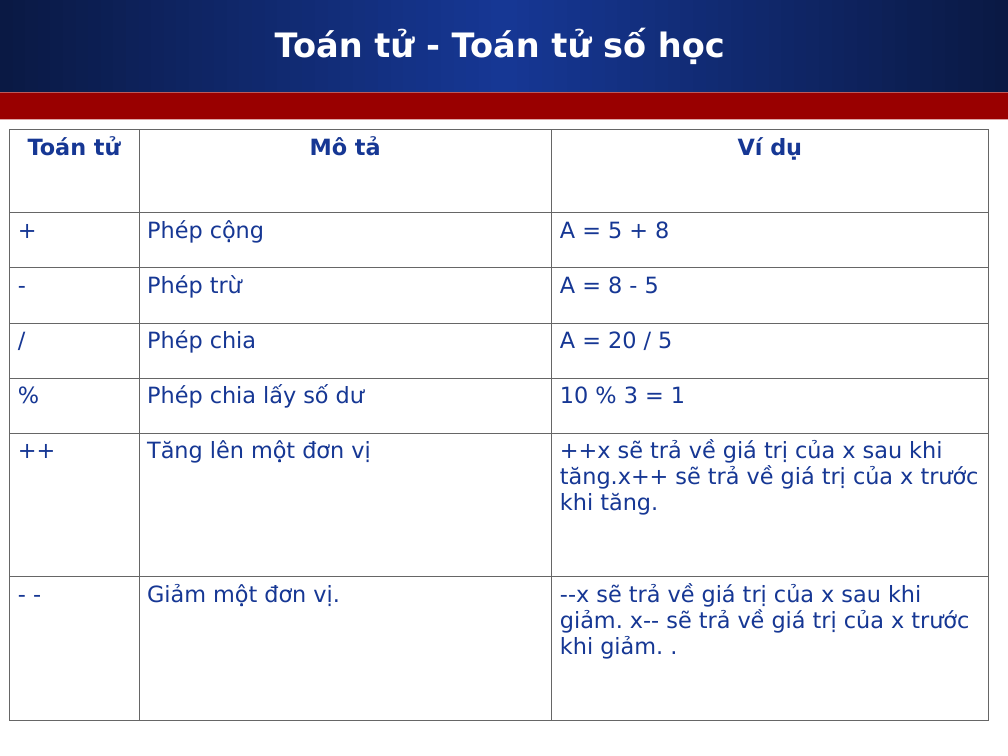
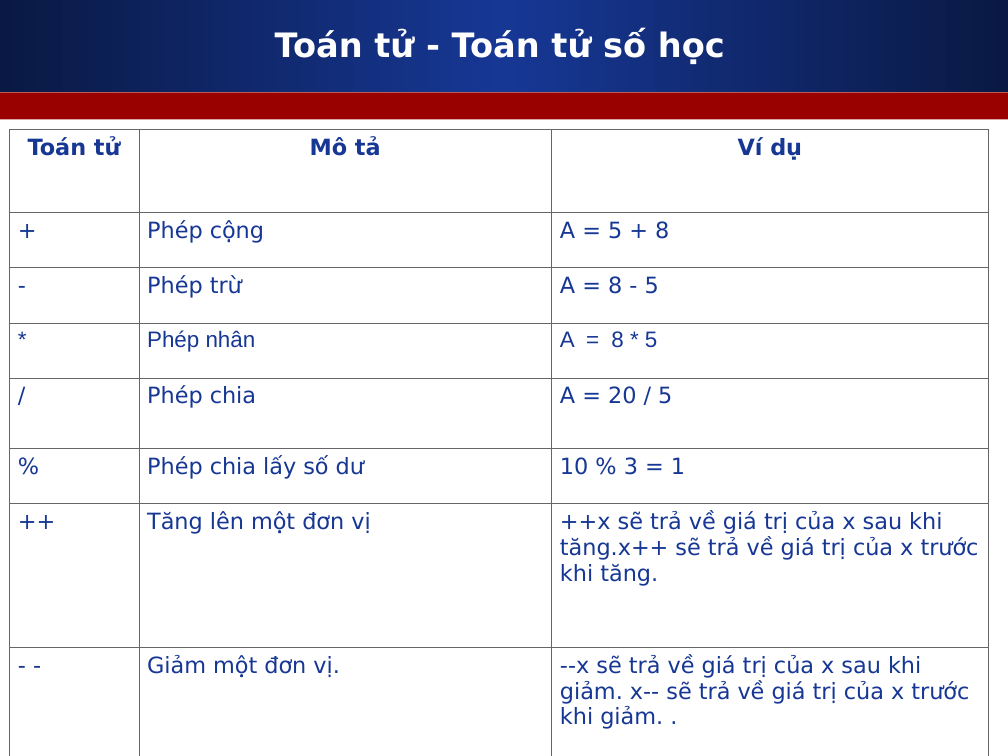
Before and after one commit to melng124/php39_devpro, a slide deck: slide 3 of Day7_Javascript_Condition_Loop/Slide_bai_giang/Javascript_can_ban_phan_2.ppt. Drawn at 1008x756 pixels with LibreOffice and Linux fonts; fonts in the diff are those of the drawing. Boxes give left, top, right and bottom in pixels: in the first picture for what was removed or moved away, otherwise in the second. Text is boxed around its words. In the diff, an @@ line names an element or a change of style, - is before the commit and + after.

```diff
--- a/Day7_Javascript_Condition_Loop/Slide_bai_giang/Javascript_can_ban_phan_2.ppt
+++ b/Day7_Javascript_Condition_Loop/Slide_bai_giang/Javascript_can_ban_phan_2.ppt
@@ table at box(9, 130, 988, 756) @@
+row 4: * | Phép nhân | A = 8 * 5
```
Also in this commit, not shown: 1 other file.
